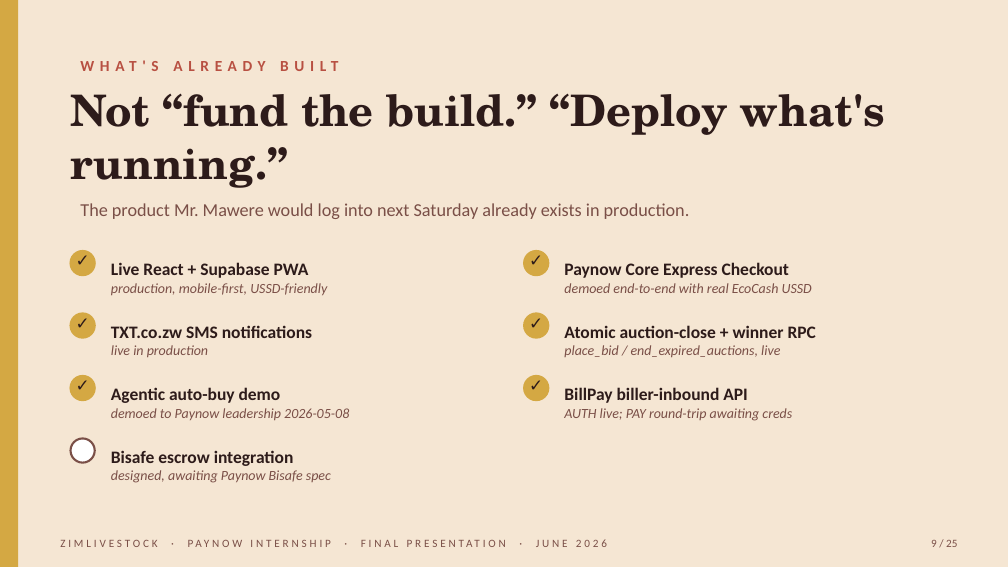
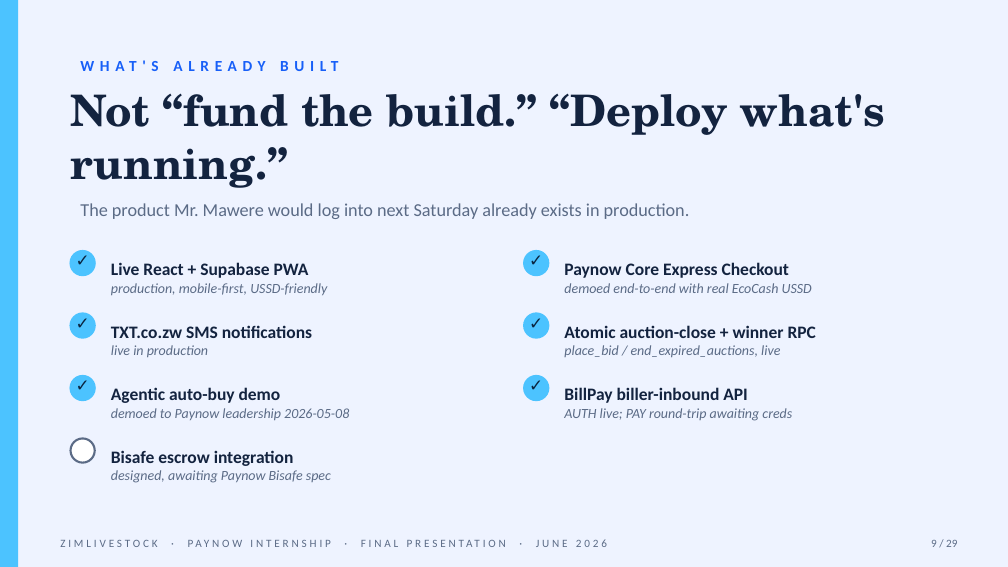
Before and after one commit to muudzo/livestockl, a slide deck: slide 9 of deliverables/internship-return/zimlivestock-final-presentation.pptx. Drawn at 1008x567 pixels with LibreOffice and Linux fonts; fonts in the diff are those of the drawing. Boxes give left, top, right and bottom in pixels: in the first picture for what was removed or moved away, otherwise in the second. Text is boxed around its words. In the diff, an @@ line names an element or a change of style, - is before the commit and + after.

```diff
--- a/deliverables/internship-return/zimlivestock-final-presentation.pptx
+++ b/deliverables/internship-return/zimlivestock-final-presentation.pptx
@@ background #F5E6D3 to #EEF3FF @@
@@ rectangle at <box>0,0,18,566</box>: fill #D4A843 to #4CC3FF @@
@@ text "WHAT'S ALREADY BUILT" at <box>80,60,338,71</box>: text colour #B85042 to #175FF8 @@
@@ text "Not “fund the build.” “Deploy ..." at <box>71,93,885,188</box>: text colour #2D1B1A to #13233F @@
@@ text "The product Mr. Mawere would ..." at <box>80,203,690,219</box>: text colour #7A4F47 to #5B6B86 @@
@@ text "Live React + Supabase PWA" at <box>111,262,327,295</box>: text colour #2D1B1A to #13233F in "Live React + Supabase PWA"; text colour #7A4F47 to #5B6B86 in "production, mobile-first, USSD-friendly" @@
@@ text "Paynow Core Express Checkout" at <box>564,283,812,293</box>: text colour #2D1B1A to #13233F in "Paynow Core Express Checkout"; text colour #7A4F47 to #5B6B86 in "demoed end-to-end with real EcoCash USSD" @@
@@ text "TXT.co.zw SMS notifications" at <box>111,325,312,357</box>: text colour #2D1B1A to #13233F in "TXT.co.zw SMS notifications"; text colour #7A4F47 to #5B6B86 in "live in production" @@
@@ text "Atomic auction-close + winner RPC" at <box>564,325,816,357</box>: text colour #2D1B1A to #13233F in "Atomic auction-close + winner RPC"; text colour #7A4F47 to #5B6B86 in "place_bid / end_expired_auctions, live" @@
@@ text "Agentic auto-buy demo" at <box>111,387,349,420</box>: text colour #2D1B1A to #13233F in "Agentic auto-buy demo"; text colour #7A4F47 to #5B6B86 in "demoed to Paynow leadership 2026-05-08" @@
@@ text colour #2D1B1A to #0A2540 in 6 elements at <box>71,248,95,272</box>, <box>524,248,548,272</box>, <box>71,310,95,335</box>, <box>524,310,548,335</box>, <box>71,373,95,397</box>, <box>524,373,548,397</box> @@
@@ fill #D4A843 to #4CC3FF; outline #D4A843 1.5 pt to #4CC3FF 1.5 pt in 6 elements at <box>71,251,95,275</box>, <box>524,251,548,275</box>, <box>71,313,95,338</box>, <box>524,313,548,338</box>, <box>71,376,95,400</box>, <box>524,376,548,400</box> @@
@@ text "BillPay biller-inbound API" at <box>564,387,792,421</box>: text colour #2D1B1A to #13233F in "BillPay biller-inbound API"; text colour #7A4F47 to #5B6B86 in "AUTH live; PAY round-trip awaiting creds" @@
@@ ellipse at <box>71,438,95,463</box>: outline #7A4F47 1.5 pt to #5B6B86 1.5 pt @@
@@ text "Bisafe escrow integration" at <box>111,450,331,483</box>: text colour #2D1B1A to #13233F in "Bisafe escrow integration"; text colour #7A4F47 to #5B6B86 in "designed, awaiting Paynow Bisafe spec" @@
@@ text "ZIMLIVESTOCK · PAYNOW INTERNSHIP · ..." at <box>60,539,607,547</box>: text colour #7A4F47 to #5B6B86 @@
@@ text at <box>931,540,957,547</box>: text changed; text colour #7A4F47 to #5B6B86 @@
-9 / 25
+9 / 29
```
Also in this commit, not shown: 24 other slides changed, 4 slides added, 1 other file.
